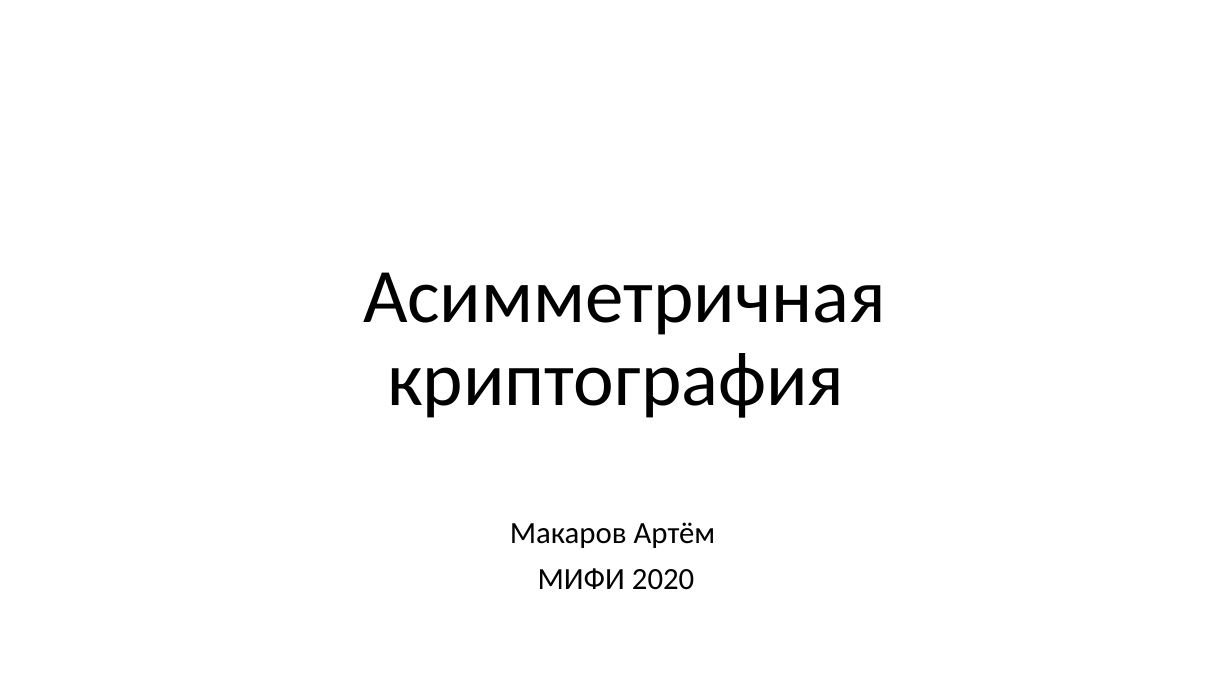
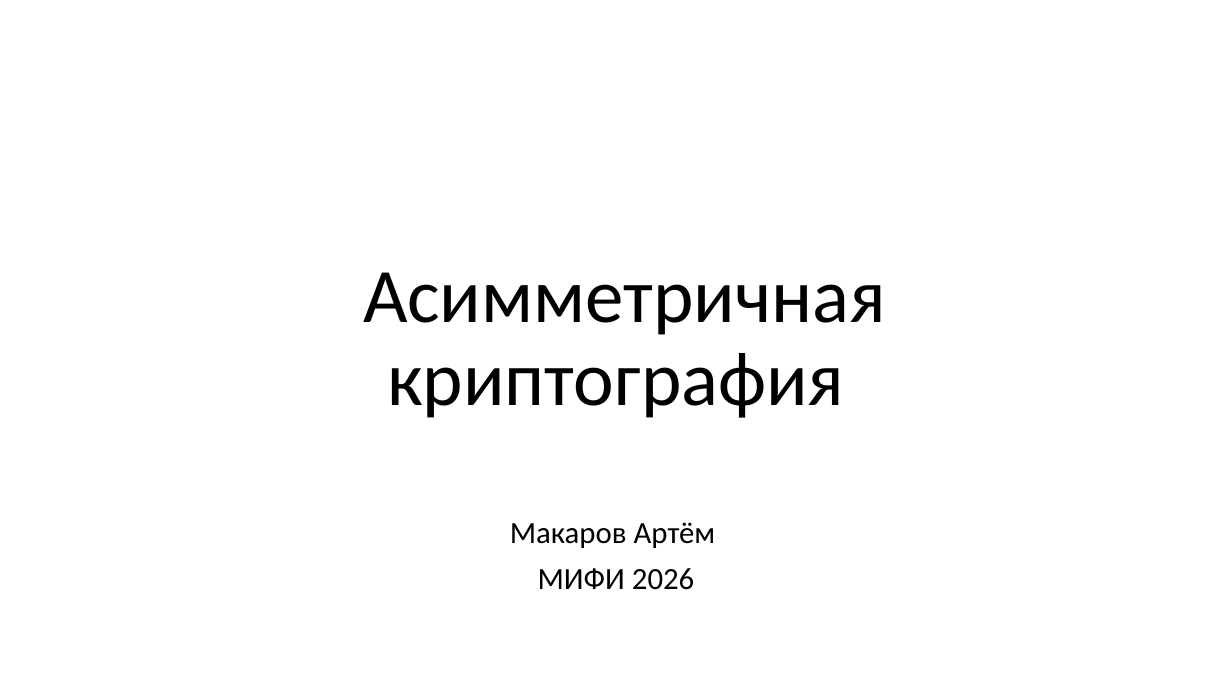
Before and after one commit to CryptoCourse/CryptoLectures, a slide deck: slide 1 of Lectures/PublicKeyLite.pptx. Drawn at 1232x693 pixels with LibreOffice and Linux fonts; fonts in the diff are those of the drawing. Boxes give left, top, right and bottom in pixels: in the first picture for what was removed or moved away, otherwise in the second. Text is boxed around its words. In the diff, an @@ line names an element or a change of style, - is before the commit and + after.

```diff
--- a/Lectures/PublicKeyLite.pptx
+++ b/Lectures/PublicKeyLite.pptx
@@ subtitle at (538, 568, 694, 590): text changed @@
-МИФИ 2020
+МИФИ 2026
```
Also in this commit, not shown: 6 other slides changed, 1 slide added, 2 other files.
